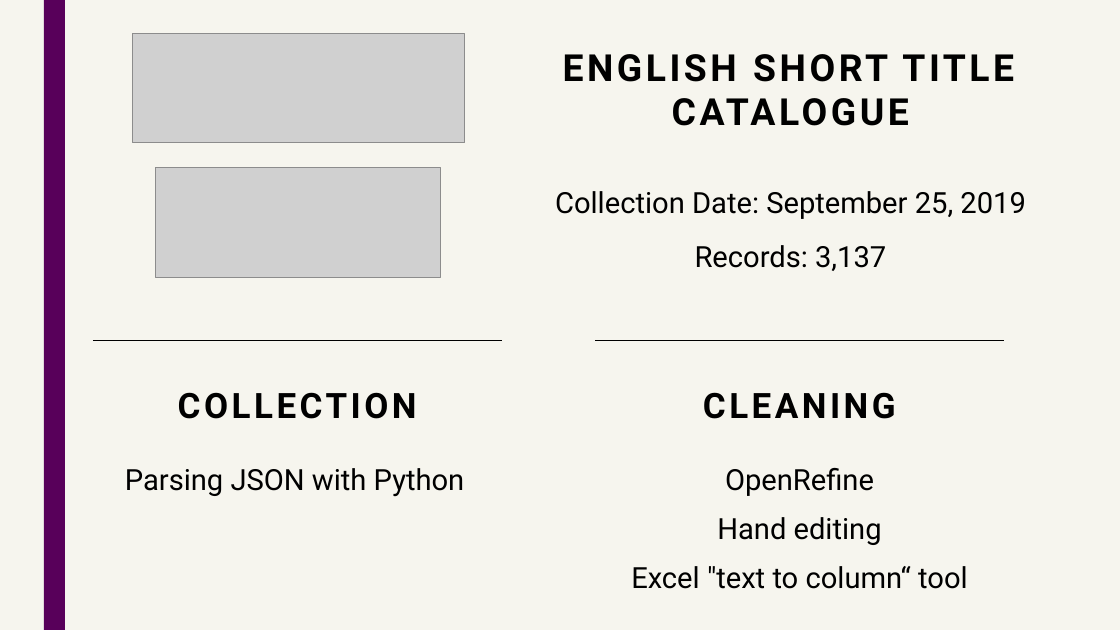
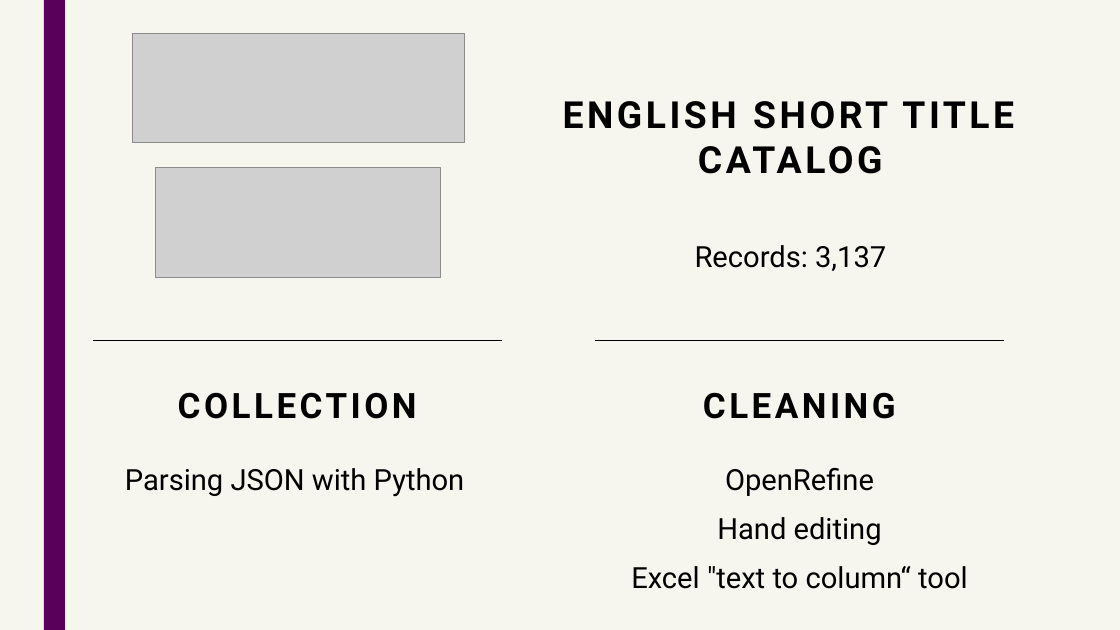
Before and after one commit to asnowmenjig/IS590-Open-Data-Mashups, a slide deck: slide 8 of final-deliverables/presentation-materials/presentation-slides.pptx (slide 7 before the commit). Drawn at 1120x630 pixels with LibreOffice and Linux fonts; fonts in the diff are those of the drawing; grey boxes stand for pictures. Boxes give left, top, right and bottom in pixels: in the first picture for what was removed or moved away, otherwise in the second. Text is boxed around its words. In the diff, an @@ line names an element or a change of style, - is before the commit and + after.

```diff
--- a/final-deliverables/presentation-materials/presentation-slides.pptx
+++ b/final-deliverables/presentation-materials/presentation-slides.pptx
@@ text at (x1=563, y1=101, x2=1014, y2=174): text changed @@
-ENGLISH SHORT TITLE CATALOGUE
+ENGLISH SHORT TITLE CATALOG
@@ text removed at (x1=555, y1=191, x2=1025, y2=219) @@
-Collection Date: September 25, 2019
```
Also in this commit, not shown: 6 other slides changed, 4 slides added, 4 slides removed, 1 other file.
